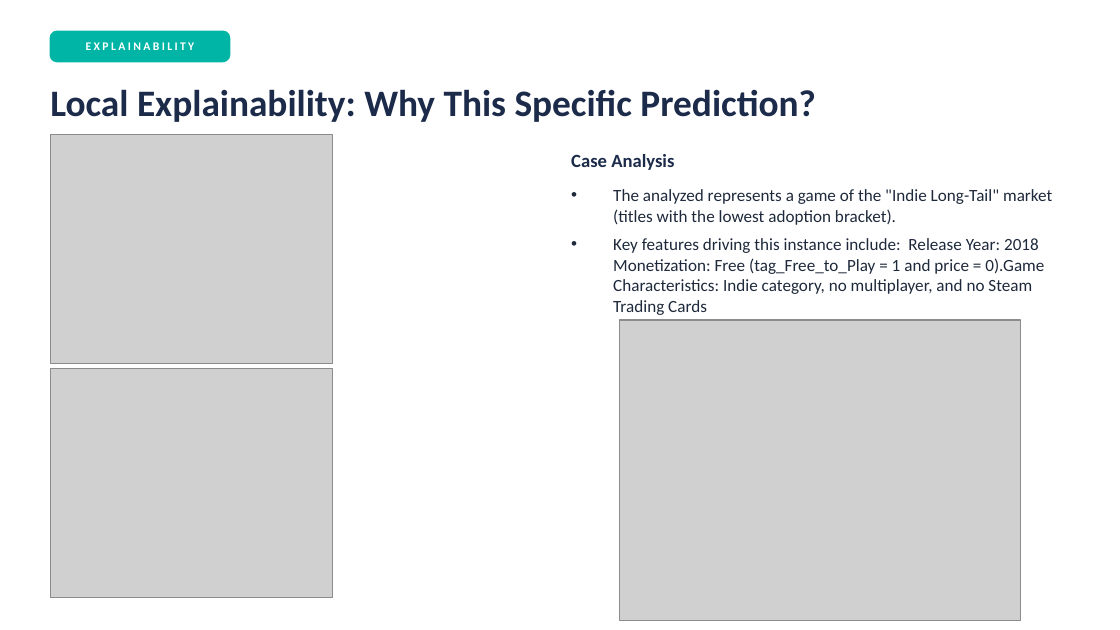
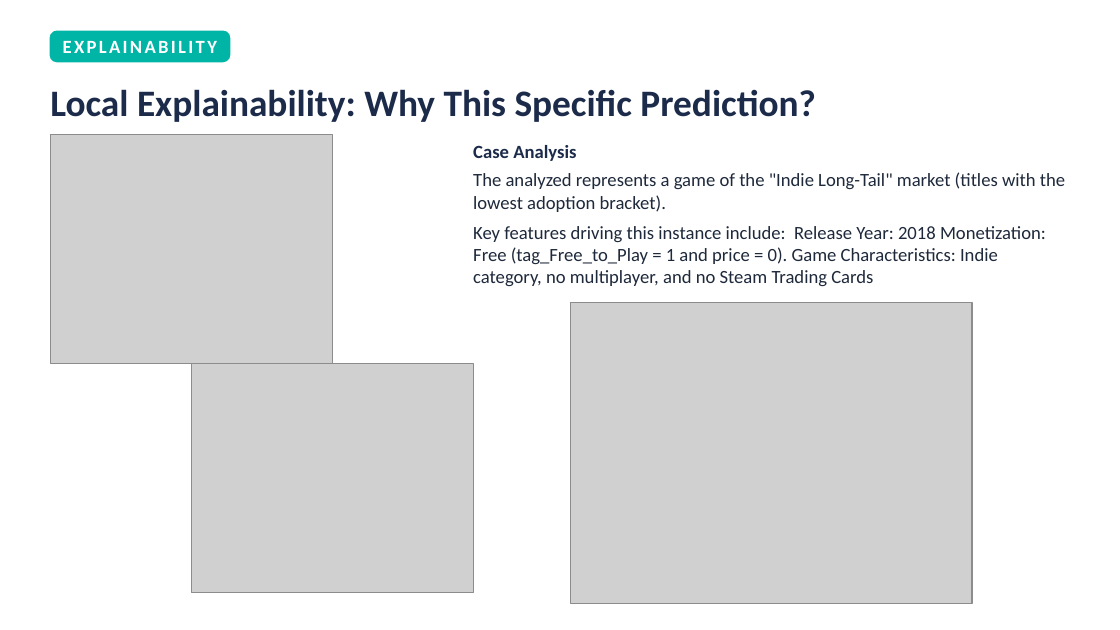
Before and after one commit to AndreaZanin02/HitPredictor-Steam, a slide deck: slide 12 of documentation/Presentation.pptx. Drawn at 1120x630 pixels with LibreOffice and Linux fonts; fonts in the diff are those of the drawing; grey boxes stand for pictures. Boxes give left, top, right and bottom in pixels: in the first picture for what was removed or moved away, otherwise in the second. Text is boxed around its words. In the diff, an @@ line names an element or a change of style, - is before the commit and + after.

```diff
--- a/documentation/Presentation.pptx
+++ b/documentation/Presentation.pptx
@@ text "EXPLAINABILITY" at box(63, 41, 217, 53): size 7.5 to 12 pt @@
@@ text "Case Analysis": place and size @@
-text "Case Analysis" at box(571, 154, 674, 170)
+text "Case Analysis" at box(473, 145, 576, 161)
@@ text at box(473, 172, 1065, 212): size 11 to 12 pt in "The analyzed represents a game of the ..."; bullet • to none @@
@@ text "The analyzed represents a game ...": place and size @@
-text "The analyzed represents a game ..." at box(613, 189, 1052, 315)
+text "The analyzed represents a game ..." at box(473, 172, 1065, 286)
@@ text at box(473, 226, 1046, 286): text changed; size 11 to 12 pt @@
-• Key features driving this instance include: Release Year: 2018 Monetization: Free (tag_Free_to_Play = 1 and price = 0).Game Characteristics: Indie category, no multiplayer, and no Steam Trading Cards
+Key features driving this instance include: Release Year: 2018 Monetization: Free (tag_Free_to_Play = 1 and price = 0). Game Characteristics: Indie category, no multiplayer, and no Steam Trading Cards
@@ picture: place and size @@
-picture at box(619, 320, 1020, 622)
+picture at box(571, 302, 972, 604)
@@ picture: place and size @@
-picture at box(50, 368, 333, 597)
+picture at box(192, 364, 474, 592)
```
Also in this commit, not shown: 11 other slides changed, 1 other file.
